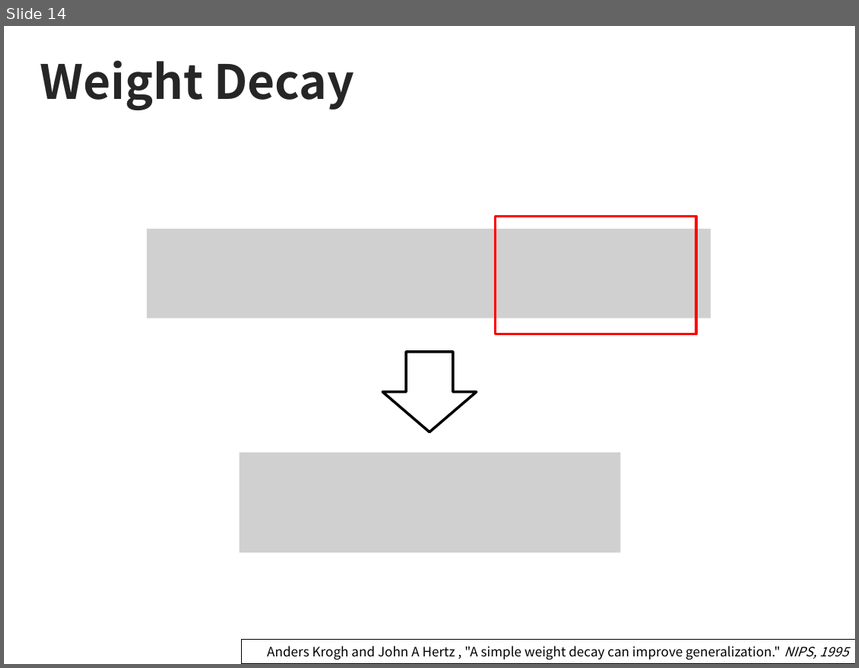
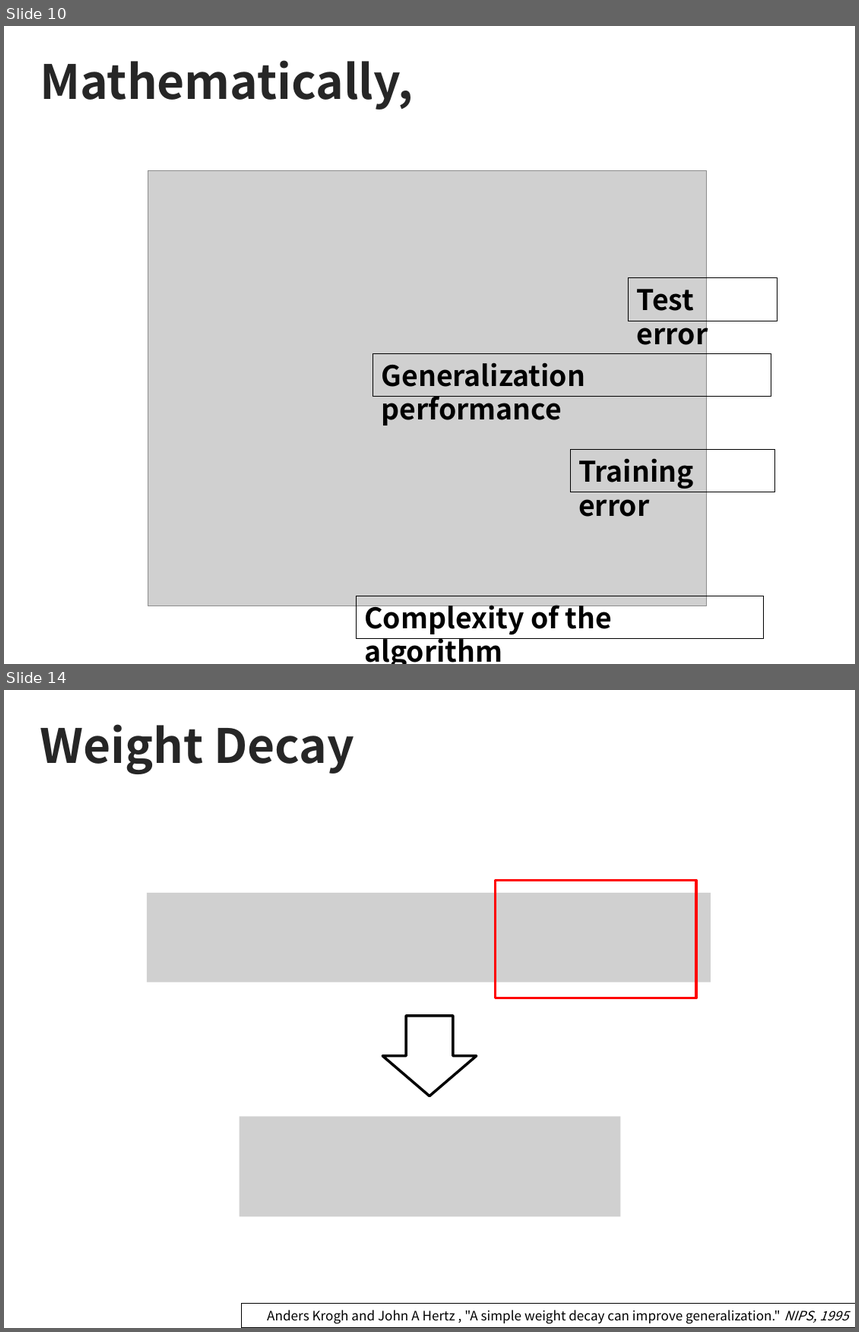
Before and after one commit to sjchoi86/dl_tutorials, a slide deck: presentations/Week2-1f Regulaziation.pptx. Shown one above the other, each under a label of ours: slide 14 before the commit, slides 10 and 14 after it; the slides between them are not shown. The pictures are 859x668 and 859x1332 pixels, drawn with LibreOffice and Linux fonts; fonts in the diff are those of the drawing; grey boxes stand for pictures. Boxes give left, top, right and bottom in pixels: in the first picture for what was removed or moved away, otherwise in the second. Text is boxed around its words. In the diff, an @@ line names an element or a change of style, - is before the commit and + after.

```diff
--- a/presentations/Week2-1f Regulaziation.pptx
+++ b/presentations/Week2-1f Regulaziation.pptx
@@ slide 10 added at (4,26,855,664), background #FFFFFF @@
@@ title added at (40,60,413,110), 40 pt, text #262626, bold @@
+Mathematically,
@@ picture added at (148,170,706,607) @@
@@ rectangle added at (629,278,778,321), outline #000000 0.75 pt, 24 pt, text #000000, bold @@
+Test error
@@ rectangle added at (373,354,772,396), outline #000000 0.75 pt, 24 pt, text #000000, bold @@
+Generalization performance
@@ rectangle added at (570,450,775,493), outline #000000 0.75 pt, 24 pt, text #000000, bold @@
+Training error
@@ rectangle added at (357,596,763,639), outline #000000 0.75 pt, 24 pt, text #000000, bold @@
+Complexity of the algorithm
```
Also in this commit, not shown: 6 slides changed, 1 slide removed.
